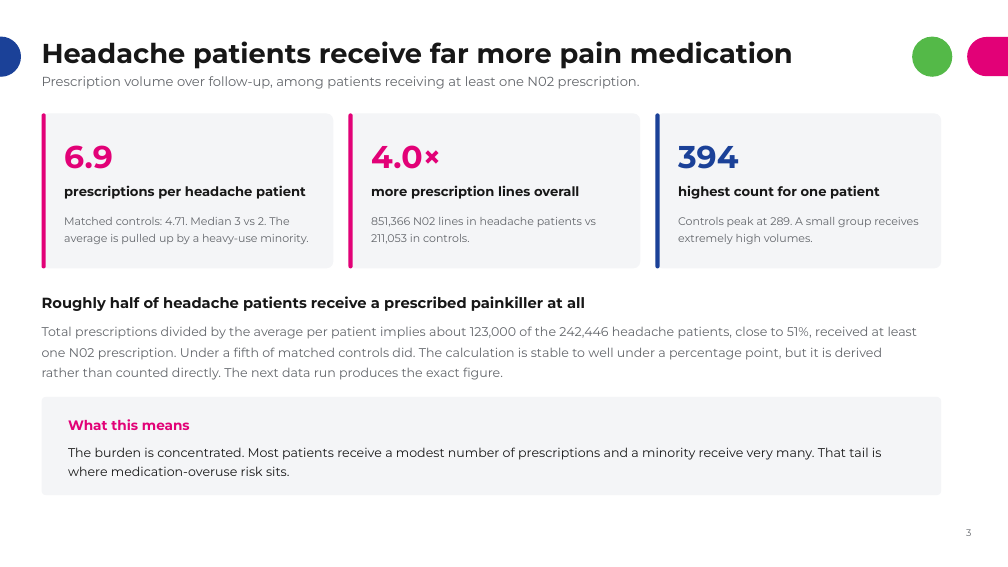
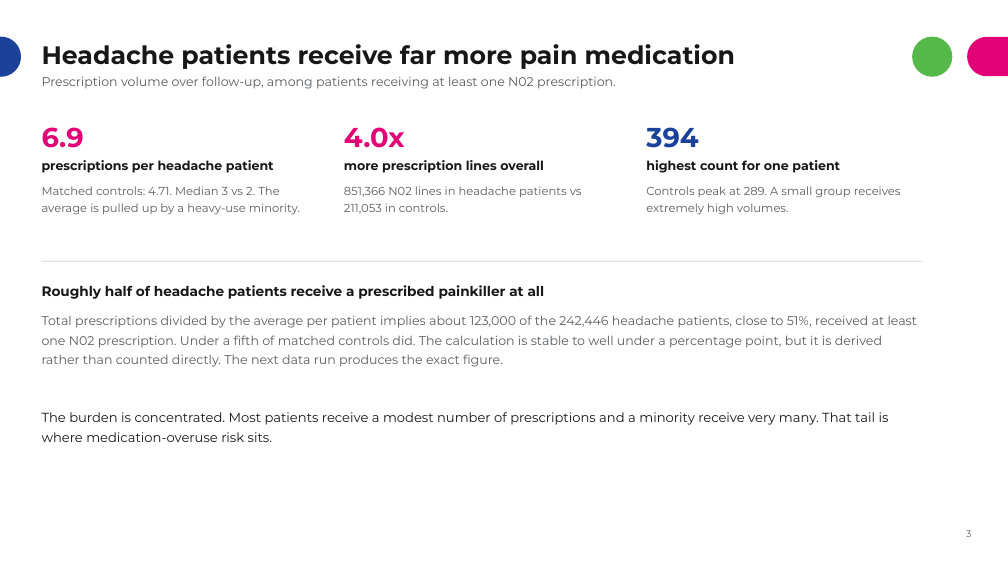
Before and after one commit to rj-irvine/de-migraine, a slide deck: slide 4 of documents/DE_Migraine_Treatment_Patterns_Summary.pptx. Drawn at 1008x567 pixels with LibreOffice and Linux fonts; fonts in the diff are those of the drawing. Boxes give left, top, right and bottom in pixels: in the first picture for what was removed or moved away, otherwise in the second. Text is boxed around its words. In the diff, an @@ line names an element or a change of style, - is before the commit and + after.

Commit message:
format simple

```diff
--- a/documents/DE_Migraine_Treatment_Patterns_Summary.pptx
+++ b/documents/DE_Migraine_Treatment_Patterns_Summary.pptx
@@ title "Headache patients receive far more ..." at <box>42,44,735,69</box>: size 26 to 24 pt @@
@@ text "Prescription volume over follow-up, among ..." at <box>42,76,616,89</box>: size 12.5 to 12 pt, text colour #63666B to #595C62; line spacing 1.15 to 1.2; more space between paragraphs @@
@@ text "6.9": place and size @@
-text "6.9" at <box>64,145,113,169</box>
+text "6.9" at <box>42,127,84,148</box>
@@ text "6.9" at <box>42,127,84,148</box>: size 30 to 26 pt; line spacing 1.15 to 1.2; more space between paragraphs @@
@@ rounded rectangle removed at <box>42,113,333,268</box> @@
@@ rounded rectangle removed at <box>42,113,46,268</box> @@
@@ rounded rectangle removed at <box>349,113,640,268</box> @@
@@ rounded rectangle removed at <box>349,113,353,268</box> @@
@@ text "394" at <box>646,127,698,148</box>: size 30 to 26 pt; line spacing 1.15 to 1.2; more space between paragraphs @@
@@ text "394": place and size @@
-text "394" at <box>678,145,738,169</box>
+text "394" at <box>646,127,698,148</box>
@@ rounded rectangle removed at <box>656,113,941,268</box> @@
@@ rounded rectangle removed at <box>656,113,660,268</box> @@
@@ text at <box>344,127,405,148</box>: text changed; size 30 to 26 pt @@
-4.0×
+4.0x
@@ text "prescriptions per headache patient": place and size @@
-text "prescriptions per headache patient" at <box>64,185,306,199</box>
+text "prescriptions per headache patient" at <box>42,160,274,173</box>
@@ text "more prescription lines overall": place and size @@
-text "more prescription lines overall" at <box>371,185,579,199</box>
+text "more prescription lines overall" at <box>344,160,544,173</box>
@@ size 12.5 to 12 pt; line spacing 1.15 to 1.2; more space between paragraphs in 3 elements at <box>42,160,274,173</box>, <box>344,160,544,173</box>, <box>646,160,840,173</box> @@
@@ text "highest count for one patient": place and size @@
-text "highest count for one patient" at <box>678,185,880,199</box>
+text "highest count for one patient" at <box>646,160,840,173</box>
@@ text "Matched controls: 4.71. Median 3 ...": place and size @@
-text "Matched controls: 4.71. Median 3 ..." at <box>64,217,308,244</box>
+text "Matched controls: 4.71. Median 3 ..." at <box>42,186,300,215</box>
@@ text "851,366 N02 lines in headache ...": place and size @@
-text "851,366 N02 lines in headache ..." at <box>371,217,596,244</box>
+text "851,366 N02 lines in headache ..." at <box>344,186,582,214</box>
@@ size 10.5 to 11 pt, text colour #63666B to #595C62; line spacing 1.25 to 1.2; more space between paragraphs in 3 elements at <box>42,186,300,215</box>, <box>344,186,582,214</box>, <box>646,186,901,215</box> @@
@@ text "Controls peak at 289. A ...": place and size @@
-text "Controls peak at 289. A ..." at <box>678,217,918,244</box>
+text "Controls peak at 289. A ..." at <box>646,186,901,215</box>
@@ rectangle added at <box>42,261,923,262</box>, fill #CFD1D5 @@
@@ text "Roughly half of headache patients ...": place and size @@
-text "Roughly half of headache patients ..." at <box>42,296,585,311</box>
+text "Roughly half of headache patients ..." at <box>42,285,545,299</box>
@@ text "Roughly half of headache patients ..." at <box>42,285,545,299</box>: size 14 to 13 pt; line spacing 1.15 to 1.2; more space between paragraphs @@
@@ text "Total prescriptions divided by the ...": place and size @@
-text "Total prescriptions divided by the ..." at <box>42,326,917,380</box>
+text "Total prescriptions divided by the ..." at <box>42,315,917,367</box>
@@ text "Total prescriptions divided by the ..." at <box>42,315,917,367</box>: text colour #63666B to #595C62; line spacing 1.35 to 1.3; more space between paragraphs @@
@@ text "The burden is concentrated. Most ...": place and size @@
-text "The burden is concentrated. Most ..." at <box>68,447,882,476</box>
+text "The burden is concentrated. Most ..." at <box>42,412,889,442</box>
@@ text "The burden is concentrated. Most ..." at <box>42,412,889,442</box>: size 12 to 12.5 pt; more space between paragraphs @@
@@ rounded rectangle removed at <box>42,397,941,495</box> @@
@@ text removed at <box>68,419,190,430</box> @@
-What this means
```
Also in this commit, not shown: 8 other slides changed.
